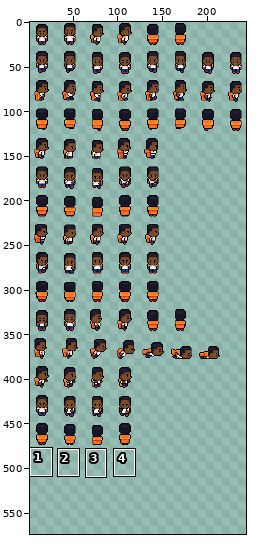
File history of a sprite sheet, assets/art/player/Hero.png. Above, an overview of the earlier version with the close-up marked.
Close-up. Earlier state:
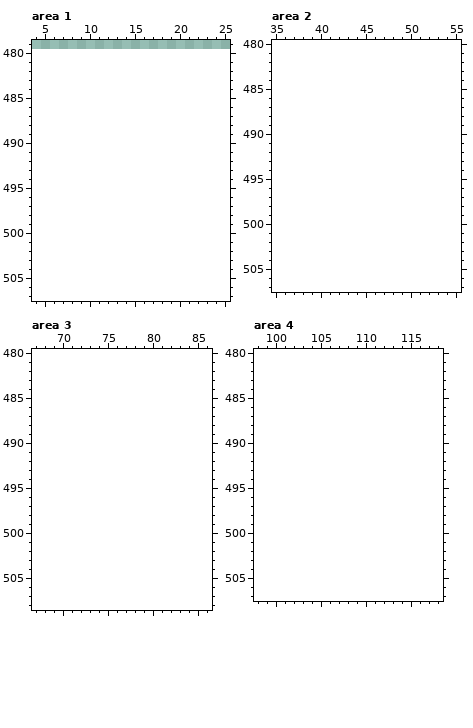
The file is 248x480 pixels. Shown: area 1: x 4..25, y 479..507; area 2: x 35..55, y 480..507; area 3: x 67..86, y 480..508; area 4: x 98..118, y 480..507. The old version is drawn lined up with the new one, on the new canvas. The wide view leaves out empty margins. The commit also changed other parts of the picture, which this record leaves out.
Palette (. is transparent): 
After the commit:
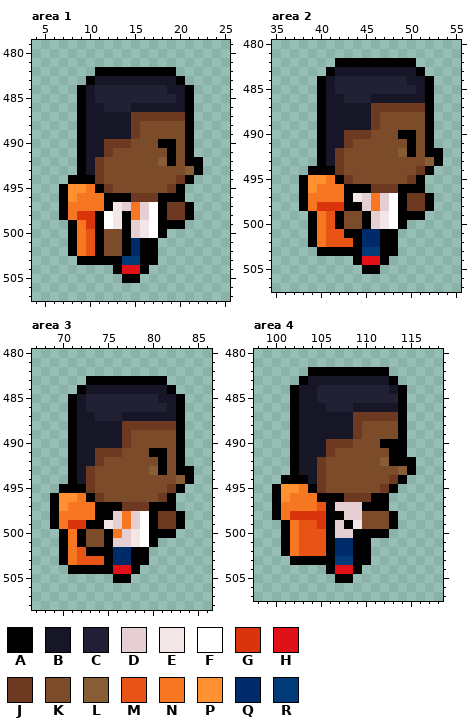
Colours new in this view: A #000000  B #171626  C #222034  D #e6cfd2  E #f2e6e7  F #ffffff  G #d9340b  H #e01117  J #6e3921  K #7b4b2a  L #875d36  M #e85415  N #f77622  P #ff9130  Q #002b6b  R #013b7a
The exact change:
canvas 248x480 -> 248x576
Area 1:
y 482: x 11..19 ......... -> AAAAAAAAA
y 483: x 10..20 ........... -> ABBBBBBBBBA
y 484: x 9..21 ............. -> ABCCCCCCCCBBA
y 485: x 9..21 ............. -> ABCCCCCCCCCBA
y 486: x 9..21 ............. -> ABBCCCBBBBBBA
y 487: x 9..21 ............. -> ABBBBBJJJJJJA
y 488..489: x 9..21 ............. -> ABBBBBJKKKKKA
y 490: x 9..21 ............. -> ABBJJJKKKAAKA
y 491: x 9..21 ............. -> ABBJKKKKKKAKA
y 492: x 9..22 .............. -> ABJKKKKKKLAKAA
y 493: x 9..22 .............. -> ABJKKKKKKKKKLA
y 494: x 8..21 .............. -> AAAJKKKKKKKKJA
y 495: x 7..20 .............. -> APPNAJKKKKKKJA
y 496: x 7..20 .............. -> APNNNAAAJJJAAA
y 497: x 7..21 ............... -> ANNNNAEDNDFAJJA
y 498: x 7..21 ............... -> ANGGAFEANDFAJJA
y 499: x 8..20 ............. -> ANGAFEADEFAAA
y 500: x 8..18 ........... -> ANMAKKADEFA
y 501..502: x 8..17 .......... -> ANMAKKAQAA
y 503: x 9..17 ......... -> AAAAARRAA
y 504: x 13..16 .... -> AHHA
y 505: x 14..15 .. -> AA
Area 2:
y 482: x 42..50 ......... -> AAAAAAAAA
y 483: x 41..51 ........... -> ABBBBBBBBBA
y 484: x 40..52 ............. -> ABCCCCCCCCBBA
y 485: x 40..52 ............. -> ABCCCCCCCCCBA
y 486: x 40..52 ............. -> ABBCCCBBBBBBA
y 487: x 40..52 ............. -> ABBBBBJJJJJJA
y 488..489: x 40..52 ............. -> ABBBBBJKKKKKA
y 490: x 40..52 ............. -> ABBJJJKKKAAKA
y 491: x 40..52 ............. -> ABBJKKKKKKAKA
y 492: x 40..53 .............. -> ABJKKKKKKLAKAA
y 493: x 40..53 .............. -> ABJKKKKKKKKKLA
y 494: x 39..52 .............. -> AAAJKKKKKKKKJA
y 495: x 38..51 .............. -> APPNAJKKKKKKJA
y 496: x 38..51 .............. -> APNNNAAAJJJAAA
y 497: x 38..52 ............... -> ANNNNAEDNDFAJJA
y 498: x 38..52 ............... -> ANGGGAADNDFAJJA
y 499: x 39..51 ............. -> ANMAKKADEFAAA
y 500: x 39..49 ........... -> ANMAKKADEFA
y 501: x 39..48 .......... -> ANMMAAQQAA
y 502: x 39..48 .......... -> ANMMMAQQAA
y 503: x 40..48 ......... -> AAAAARRAA
y 504: x 44..47 .... -> AHHA
y 505: x 45..46 .. -> AA
Area 3:
y 483: x 73..81 ......... -> AAAAAAAAA
y 484: x 72..82 ........... -> ABBBBBBBBBA
y 485: x 71..83 ............. -> ABCCCCCCCCBBA
y 486: x 71..83 ............. -> ABCCCCCCCCCBA
y 487: x 71..83 ............. -> ABBCCCBBBBBBA
y 488: x 71..83 ............. -> ABBBBBJJJJJJA
y 489..490: x 71..83 ............. -> ABBBBBJKKKKKA
y 491: x 71..83 ............. -> ABBJJJKKKAAKA
y 492: x 71..83 ............. -> ABBJKKKKKKAKA
y 493: x 71..84 .............. -> ABJKKKKKKLAKAA
y 494: x 71..84 .............. -> ABJKKKKKKKKKLA
y 495: x 70..83 .............. -> AAAJKKKKKKKKJA
y 496: x 69..82 .............. -> APPNAJKKKKKKJA
y 497: x 69..82 .............. -> APNNNAAAJJJAAA
y 498: x 69..83 ............... -> ANNNNAADNDFAJJA
y 499: x 69..83 ............... -> ANGGAAEDNDFAJJA
y 500: x 70..82 ............. -> ANAKKANDEFAAA
y 501: x 70..80 ........... -> ANAKKADDEFA
y 502: x 70..79 .......... -> ANMAAAQQAA
y 503: x 70..79 .......... -> ANMMMAQQAA
y 504: x 71..78 ........ -> AAAAAHHA
y 505: x 76..77 .. -> AA
Area 4:
y 482: x 104..112 ......... -> AAAAAAAAA
y 483: x 103..113 ........... -> ABBBBBBBBBA
y 484: x 102..114 ............. -> ABBCCCCCCCCBA
y 485: x 102..114 ............. -> ABBCCCCCCCCCA
y 486: x 102..114 ............. -> ABBBCCCBBBBBA
y 487: x 102..114 ............. -> ABBBBBBJJJJJA
y 488..489: x 102..114 ............. -> ABBBBBBJKKKKA
y 490: x 102..114 ............. -> ABBBJJJKKKAAA
y 491: x 102..114 ............. -> ABBBJKKKKKKAA
y 492: x 102..115 .............. -> ABBJKKKKKKLAAA
y 493: x 102..115 .............. -> ABBJKKKKKKKKLA
y 494: x 101..114 .............. -> AAABJKKKKKKKJA
y 495: x 100..113 .............. -> APPNAJKKKKKKJA
y 496: x 100..112 ............. -> APNNNAAAJJJAA
y 497: x 100..112 ............. -> ANNNNMADDDAAA
y 498: x 100..113 .............. -> ANGGGGAADDKKKA
y 499: x 101..113 ............. -> ANMMGADAEKKKA
y 500: x 101..112 ............ -> ANMMMADDAAAA
y 501..502: x 101..110 .......... -> ANMMMAQQAA
y 503: x 102..110 ......... -> AAAAARRAA
y 504: x 106..109 .... -> AHHA
y 505: x 107..108 .. -> AA
Pixel boxes of the changes (left, top, right, bottom) in both close-ups:
added: (59, 67, 203, 283)
added: (299, 58, 443, 274)
added: (50, 376, 194, 583)
added: (272, 367, 416, 583)
